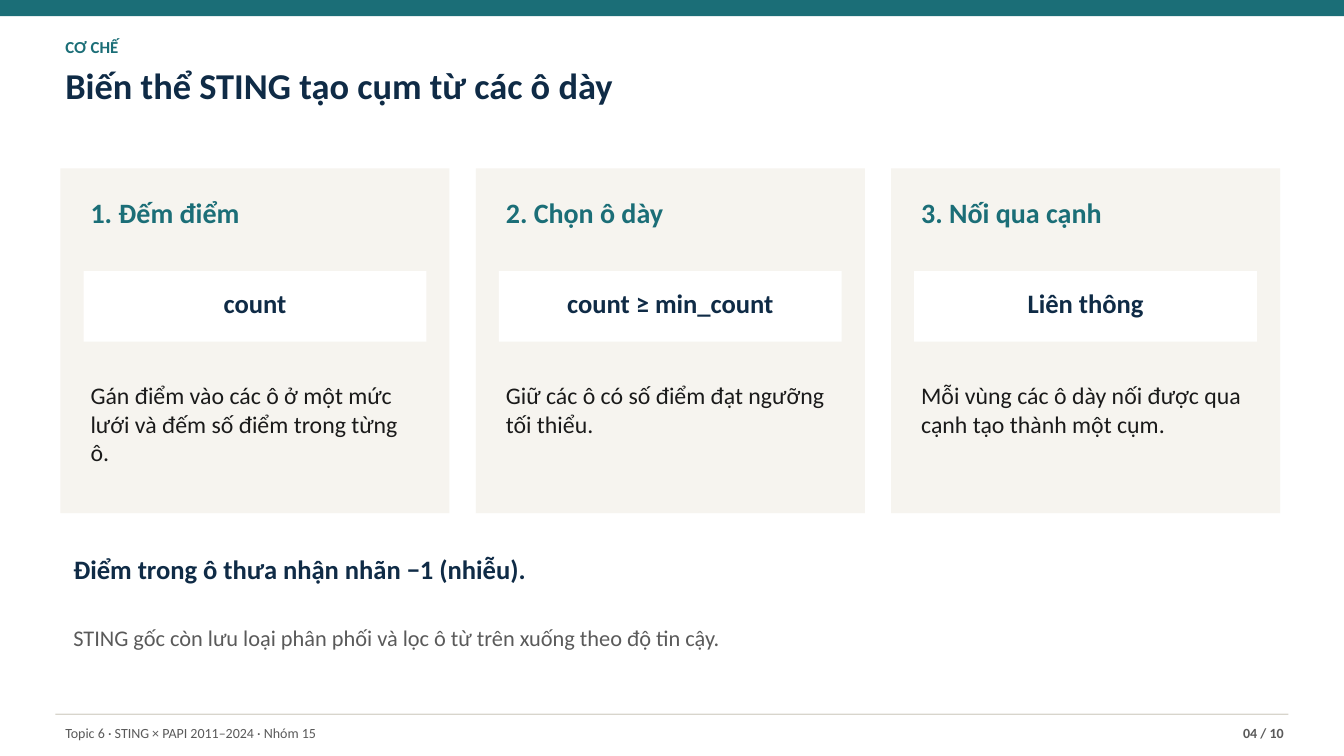
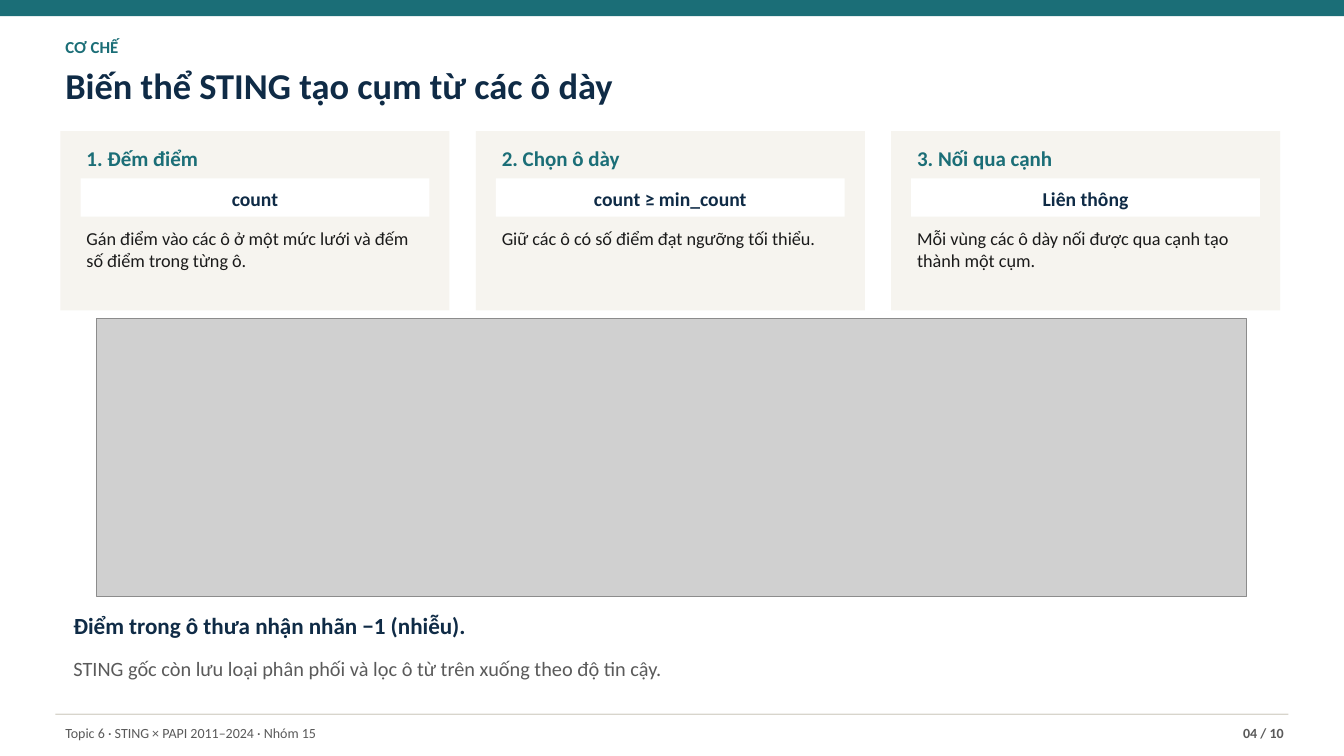
Before and after one commit to JasonTM17/Grid_Based_Sociology, a slide deck: slide 4 of slides/submission.pptx. Drawn at 1344x756 pixels with LibreOffice and Linux fonts; fonts in the diff are those of the drawing; grey boxes stand for pictures. Boxes give left, top, right and bottom in pixels: in the first picture for what was removed or moved away, otherwise in the second. Text is boxed around its words. In the diff, an @@ line names an element or a change of style, - is before the commit and + after.

Commit message:
feat(viz): add STING step, noise and trap diagrams to notebooks and slides

```diff
--- a/slides/submission.pptx
+++ b/slides/submission.pptx
@@ rectangle resized from (x1=60, y1=168, x2=450, y2=513) to (x1=60, y1=131, x2=450, y2=311) @@
@@ text "1. Đếm điểm" moved from (x1=91, y1=201, x2=240, y2=223) to (x1=86, y1=149, x2=198, y2=166) @@
@@ rectangle resized from (x1=476, y1=168, x2=865, y2=513) to (x1=476, y1=131, x2=865, y2=311) @@
@@ size 20 to 15 pt in 3 elements at (x1=86, y1=149, x2=198, y2=166), (x1=917, y1=150, x2=1053, y2=170), (x1=502, y1=151, x2=619, y2=170) @@
@@ text "2. Chọn ô dày" moved from (x1=506, y1=203, x2=663, y2=228) to (x1=502, y1=151, x2=619, y2=170) @@
@@ rectangle resized from (x1=891, y1=168, x2=1280, y2=513) to (x1=891, y1=131, x2=1280, y2=311) @@
@@ text "3. Nối qua cạnh" moved from (x1=921, y1=202, x2=1101, y2=228) to (x1=917, y1=150, x2=1053, y2=170) @@
@@ rectangle resized from (x1=84, y1=271, x2=426, y2=342) to (x1=81, y1=178, x2=430, y2=217) @@
@@ rectangle resized from (x1=499, y1=271, x2=842, y2=342) to (x1=496, y1=178, x2=845, y2=217) @@
@@ rectangle resized from (x1=914, y1=271, x2=1257, y2=342) to (x1=911, y1=178, x2=1260, y2=217) @@
@@ text "count" moved from (x1=224, y1=296, x2=287, y2=314) to (x1=232, y1=193, x2=278, y2=206) @@
@@ text "count ≥ min_count" moved from (x1=567, y1=294, x2=773, y2=317) to (x1=594, y1=192, x2=746, y2=209) @@
@@ size 19 to 14 pt in 3 elements at (x1=232, y1=193, x2=278, y2=206), (x1=594, y1=192, x2=746, y2=209), (x1=1043, y1=192, x2=1129, y2=210) @@
@@ text "Liên thông" moved from (x1=1028, y1=294, x2=1144, y2=318) to (x1=1043, y1=192, x2=1129, y2=210) @@
@@ text "Gán điểm vào các ô ..." moved from (x1=91, y1=385, x2=397, y2=461) to (x1=86, y1=231, x2=409, y2=270) @@
@@ text "Giữ các ô có số ..." moved from (x1=506, y1=385, x2=824, y2=433) to (x1=502, y1=231, x2=815, y2=248) @@
@@ size 17 to 13 pt in 3 elements at (x1=86, y1=231, x2=409, y2=270), (x1=502, y1=231, x2=815, y2=248), (x1=917, y1=231, x2=1228, y2=270) @@
@@ text "Mỗi vùng các ô dày ..." moved from (x1=921, y1=384, x2=1240, y2=437) to (x1=917, y1=231, x2=1228, y2=270) @@
@@ picture added at (x1=97, y1=319, x2=1247, y2=597) @@
@@ text "Điểm trong ô thưa nhận ..." moved from (x1=73, y1=558, x2=525, y2=584) to (x1=73, y1=615, x2=466, y2=638) @@
@@ text "Điểm trong ô thưa nhận ..." at (x1=73, y1=615, x2=466, y2=638): size 19 to 16.5 pt @@
@@ text "STING gốc còn lưu loại ..." moved from (x1=73, y1=629, x2=719, y2=650) to (x1=73, y1=661, x2=661, y2=680) @@
@@ text "STING gốc còn lưu loại ..." at (x1=73, y1=661, x2=661, y2=680): size 16 to 14.5 pt @@
```
Also in this commit, not shown: 1 other slide changed, 11 other files.
